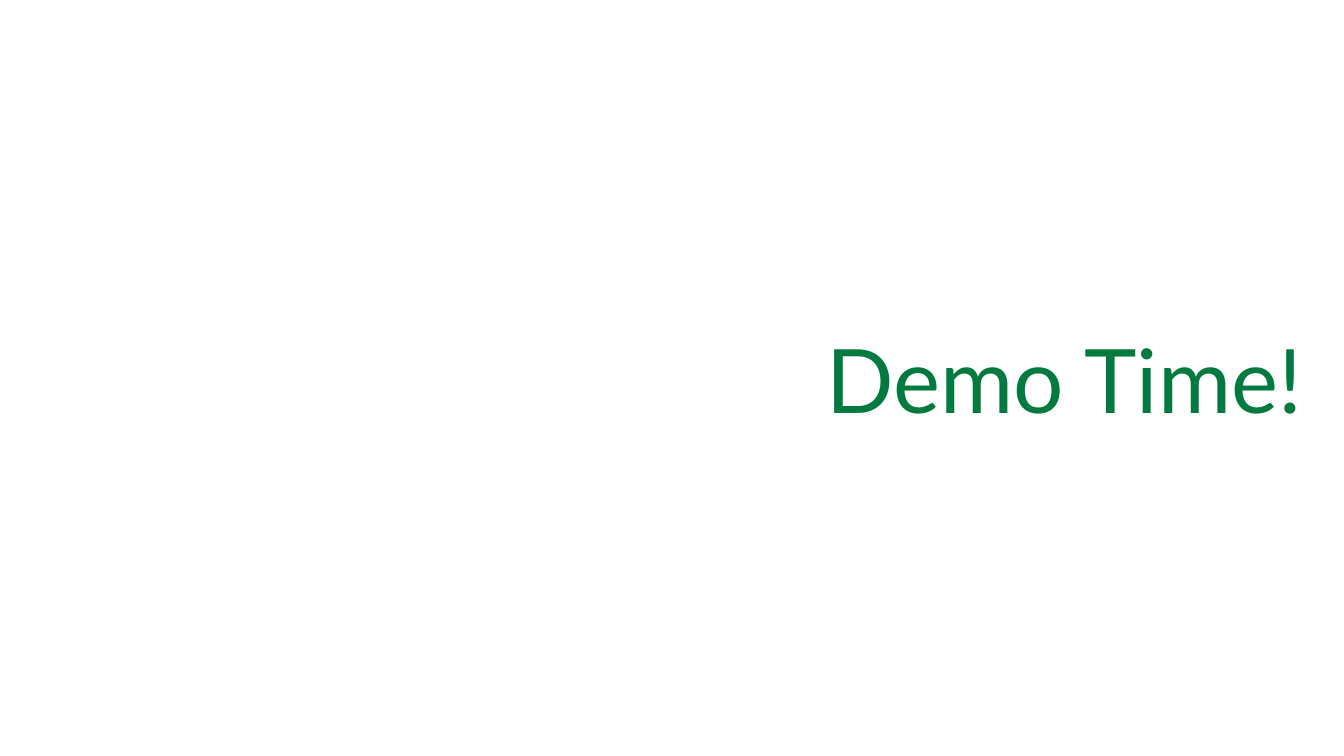
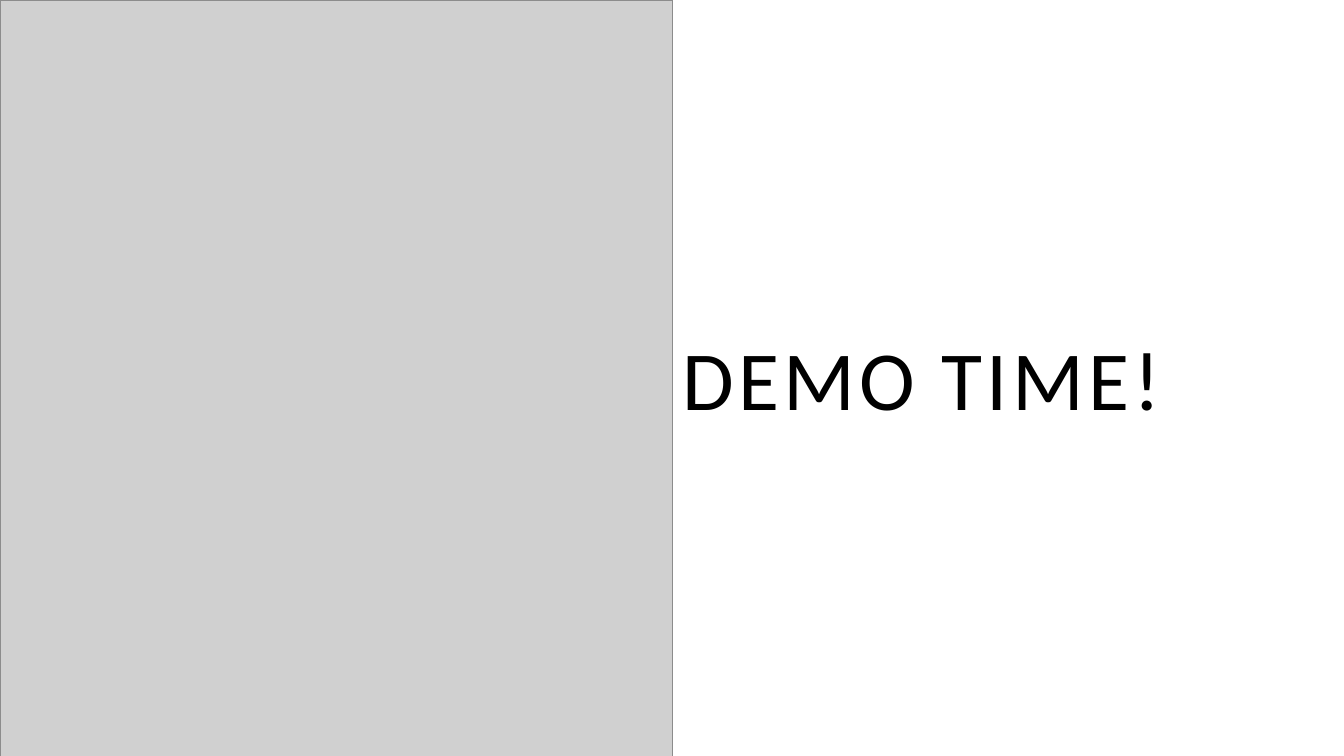
Before and after one commit to dataplat/community-presentations, a slide deck: slide 7 of andy-levy/BackupManagement/Backup Management with dbatools.pptx. Drawn at 1344x756 pixels with LibreOffice and Linux fonts; fonts in the diff are those of the drawing; grey boxes stand for pictures; background and template pictures are left out. Boxes give left, top, right and bottom in pixels: in the first picture for what was removed or moved away, otherwise in the second. Text is boxed around its words. In the diff, an @@ line names an element or a change of style, - is before the commit and + after.

```diff
--- a/andy-levy/BackupManagement/Backup Management with dbatools.pptx
+++ b/andy-levy/BackupManagement/Backup Management with dbatools.pptx
@@ picture added at (0, 0, 672, 756) @@
@@ title "DEMO TIME!" at (683, 353, 1160, 411): vertical alignment middle to bottom @@
@@ title at (683, 353, 1160, 411): text changed; size 60 to 56.7 pt; font Lato to Calibri; text colour #007A3E to #000000 @@
-Demo Time!
+DEMO TIME!
```
Also in this commit, not shown: 6 other slides changed, 1 other file.
